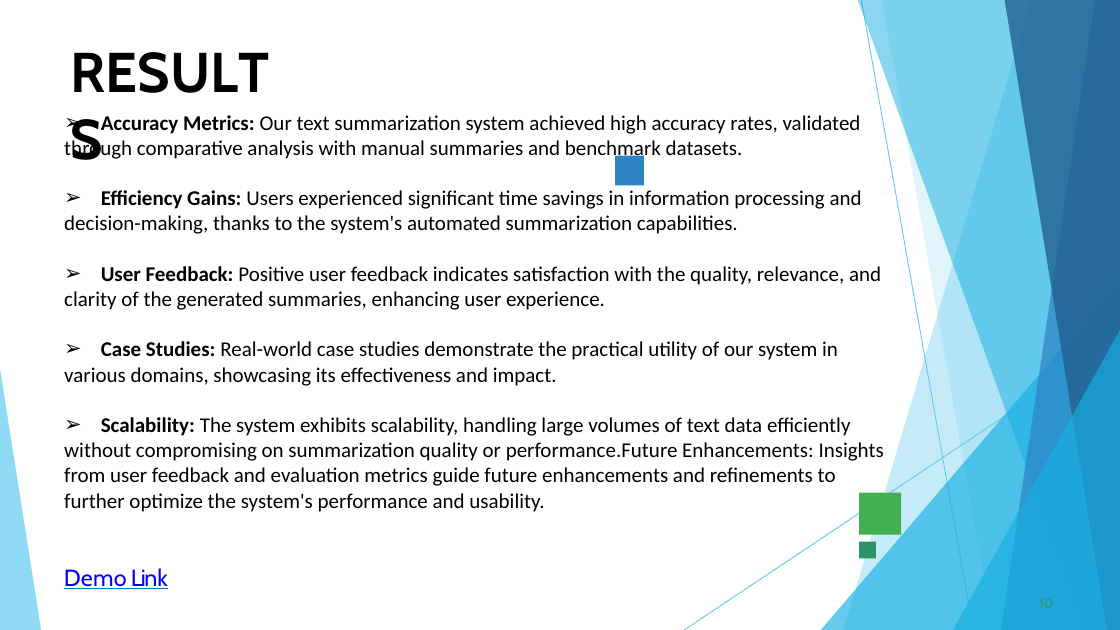
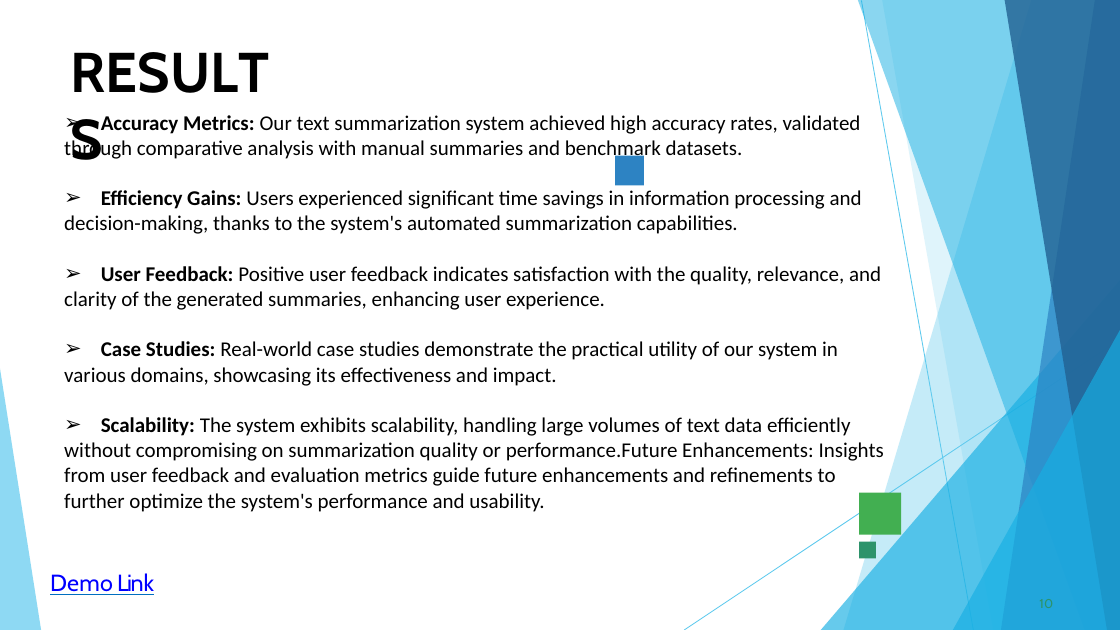
Before and after one commit to Deepika-Kuppusami/Gen-AI-Text-Summarization-with-LSA-Algorithm, a slide deck: slide 10 of Gen AI Text Summarization with LSA Algorithm.pptx. Drawn at 1120x630 pixels with LibreOffice and Linux fonts; fonts in the diff are those of the drawing. Boxes give left, top, right and bottom in pixels: in the first picture for what was removed or moved away, otherwise in the second. Text is boxed around its words. In the diff, an @@ line names an element or a change of style, - is before the commit and + after.

```diff
--- a/Gen AI Text Summarization with LSA Algorithm.pptx
+++ b/Gen AI Text Summarization with LSA Algorithm.pptx
@@ text "Demo Link": place and size @@
-text "Demo Link" at [64, 568, 168, 589]
+text "Demo Link" at [50, 573, 154, 595]
```
